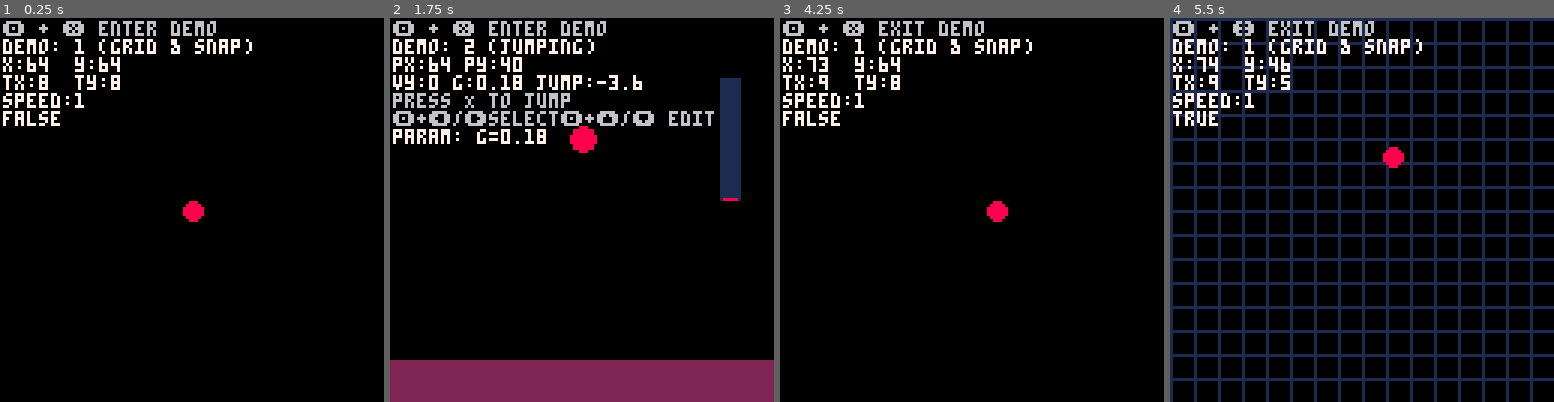
Above: before the commit, frames 1-4 (left to right).
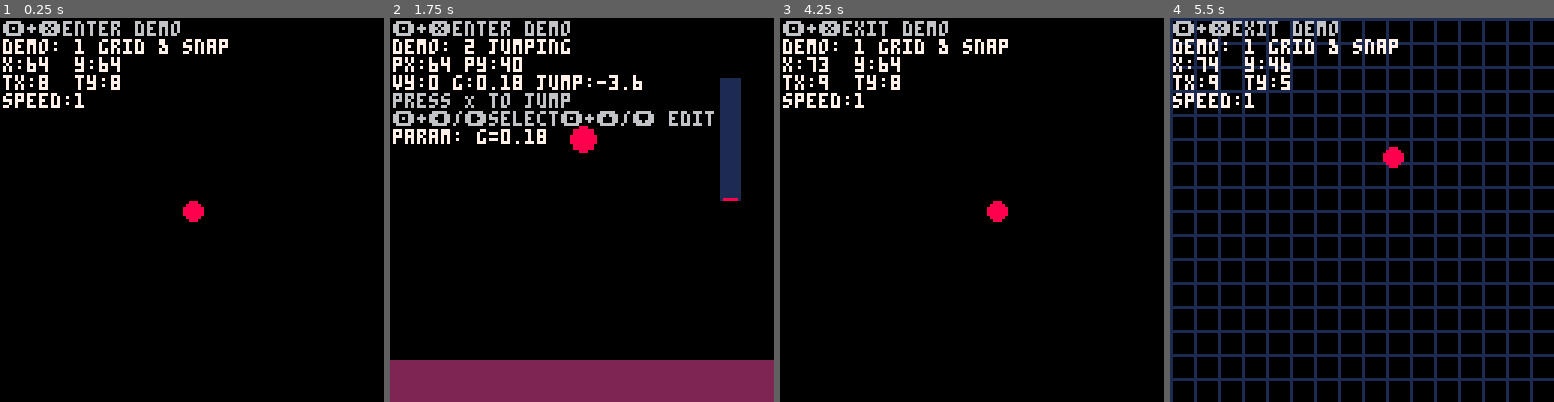
Above: after the commit, the same moments.

Repository: stunisher/pico8
Game: PICO-8 cartridge firstdemo.p8
Two runs of this game, one before a commit and one after it. Both use one fixed random seed, a clock stepped at 60 frames per second and the inputs below.
Inputs:
- Up to frame 1 (0.25 s): no input
- Up to frame 2 (1.75 s): tap X (X key) at 0.33, 1.07 s; tap O (Z key) at 0.7, 1.7 s; hold Right from 1.6 s (still down)
- Up to frame 3 (4.25 s): tap X (X key) at 1.85, 2.97, 4.08 s; release Right at 2.1 s; tap O (Z key) every 0.4 s from 2.1 to 4.1 s; hold Up 2.15-2.42 s; hold Right 2.47-3.03 s; hold Left 3.08-3.58 s; hold Down 3.63-3.97 s; hold Right from 4.02 s (still down)
- Up to frame 4 (5.5 s): tap O (Z key) at 4.5, 4.9, 5.3 s; release Right at 4.68 s; hold Up 4.73-5.03 s; hold Left from 5.08 s (still down); tap X (X key) at 5.2 s

The runs differ from the first frame. In frame 1, 1.6% of the frame differs, in the area x 0-66%, y 0-29%; in frame 2, 1.1%; in frame 3, 1.7%; in frame 4, 1.6%.

Commit message:
Refactor to use demo table

Diff:
--- a/firstdemo/demo.lua
+++ b/firstdemo/demo.lua
@@ -1,14 +1,20 @@
 function _init()
+    demos = {
+        { name = "grid & snap", init = demo1_init, update = demo1_update, draw = demo1_draw },
+        { name = "jumping",     init = demo2_init, update = demo2_update, draw = demo2_draw }
+    }
+    demo_count = #demos
     demo_i = 1
-    demo_count = 2
     in_demo = false
     prev_btn = { false, false, false, false, false, false }
-    demo1_init()
-    demo2_init()
+    demos[demo_i].init()
 end
 
 function _update60()
     if (btn(4) and was_pressed(5)) or (btn(5) and was_pressed(4)) then
+        if (not in_demo) and demos[demo_i].init then
+            demos[demo_i].init()
+        end
         in_demo = not in_demo
     end
 
@@ -16,16 +22,15 @@
         if was_pressed(0) then
             demo_i -= 1
             if demo_i < 1 then demo_i = demo_count end
+            demos[demo_i].init()
         elseif was_pressed(1) then
             demo_i += 1
             if demo_i > demo_count then demo_i = 1 end
+            demos[demo_i].init()
         end
-    elseif in_demo then
-        if demo_i == 1 then
-            demo1_update()
-        elseif demo_i == 2 then
-            demo2_update()
-        end
+    elseif in_demo and demos[demo_i].update then
+        local d = demos[demo_i]
+        if d and d.update then d.update() end
     end
 
     for i = 0, 5 do
@@ -35,16 +40,14 @@
 
 function _draw()
     cls()
+    local d = demos[demo_i]
+    if d and d.draw then d.draw() end
     if in_demo then
-        print("🅾️ + ❎ exit demo", 1, 1, 6)
+        print("🅾️+❎exit demo", 1, 1, 6)
     else
-        print("🅾️ + ❎ enter demo", 1, 1, 6)
+        print("🅾️+❎enter demo", 1, 1, 6)
     end
-    if demo_i == 1 then
-        demo1_draw()
-    elseif demo_i == 2 then
-        demo2_draw()
-    end
+    print("demo: " .. demo_i .. " "..demos[demo_i].name, 1, 7, 7)
 end
 
 function was_pressed(i)
--- a/firstdemo/demo1.lua
+++ b/firstdemo/demo1.lua
@@ -28,11 +28,10 @@
 
 function demo1_draw()
     if grid_on then draw_grid() end
-    print("demo: " .. demo_i .. " (grid & snap)", 1, 7, 7)
+
     print("x:" .. x .. "  y:" .. y, 1, 13, 7)
     print("tx:" .. flr(x / 8) .. "  ty:" .. flr(y / 8), 1, 19, 7)
     print("speed:" .. tostring(fmt(spd, 2)))
-    print(grid_on)
 
     draw_crosshair()
 end
--- a/firstdemo/demo2.lua
+++ b/firstdemo/demo2.lua
@@ -79,7 +79,6 @@
     rectfill(bar_x + 1, 20 + bar_h - fill_h, bar_x + 5, 20 + bar_h, 8)
 
     -- HUD
-    print("demo: " .. demo_i .. " (jumping)", 1, 7, 7)
     print("px:" .. fmt(px, 2) .. " py:" .. fmt(py, 2), 1, 13, 7)
     print("vy:" .. fmt(vy, 3) .. " g:" .. fmt(params[1].val, 3) .. " jump:" .. fmt(params[2].val, 2), 1, 19, 7)
     print("press X to jump", 1, 25, 6)
